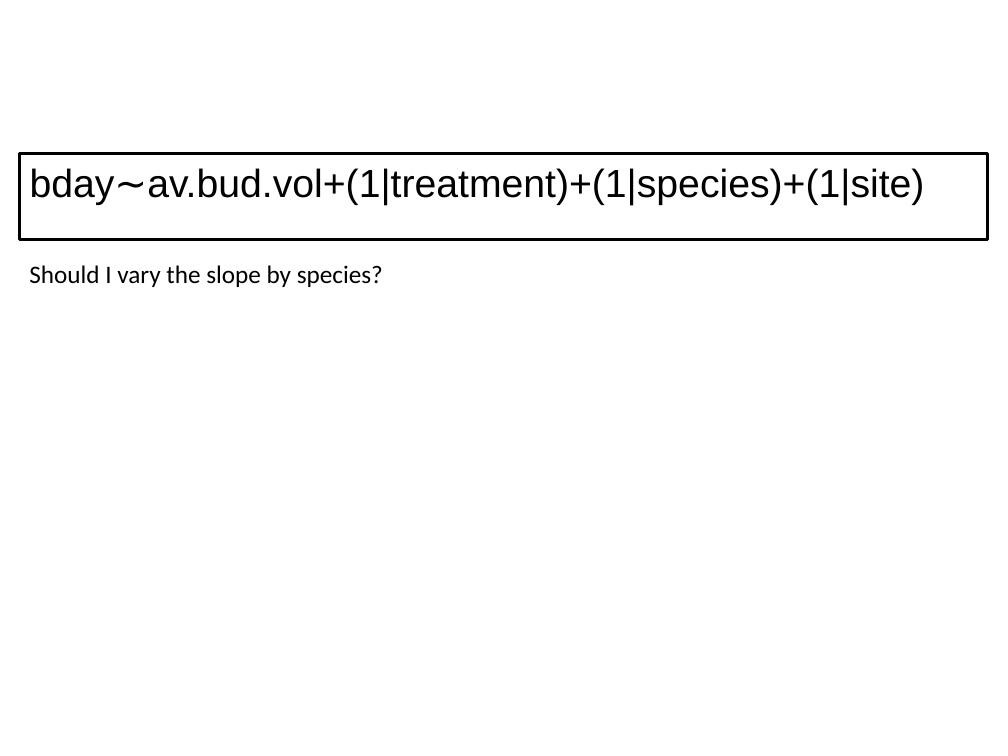
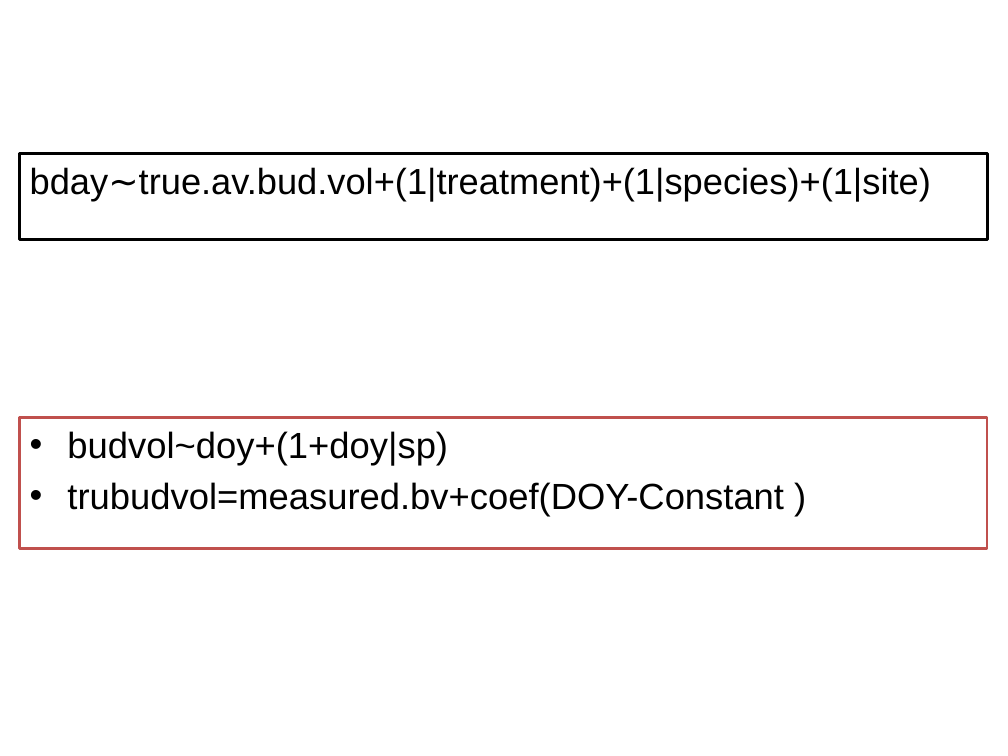
Before and after one commit to dbuona/twoohonebuds, a slide deck: slide 4 of 201update.pptx. Drawn at 1008x756 pixels with LibreOffice and Linux fonts; fonts in the diff are those of the drawing. Boxes give left, top, right and bottom in pixels: in the first picture for what was removed or moved away, otherwise in the second. Text is boxed around its words. In the diff, an @@ line names an element or a change of style, - is before the commit and + after.

```diff
--- a/201update.pptx
+++ b/201update.pptx
@@ text at (x1=30, y1=167, x2=931, y2=201): text changed; size 28 to 25.9 pt @@
-bday∼av.bud.vol+(1|treatment)+(1|species)+(1|site)
+bday∼true.av.bud.vol+(1|treatment)+(1|species)+(1|site)
@@ text removed at (x1=29, y1=265, x2=383, y2=287) @@
-Should I vary the slope by species?
@@ rectangle added at (x1=19, y1=417, x2=987, y2=549), fill #FFFFFF, outline #C0504D 2 pt, 26 pt, text #000000 @@
+• budvol~doy+(1+doy|sp)
+• trubudvol=measured.bv+coef(DOY-Constant )
```
Also in this commit, not shown: 3 other slides changed, 5 slides added, 2 slides removed, 5 other files.
